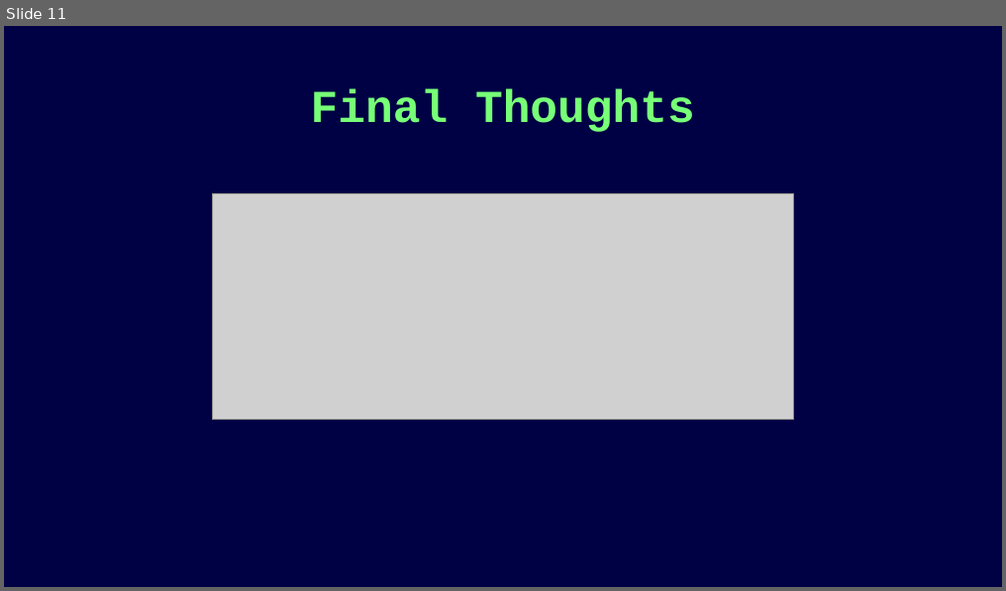
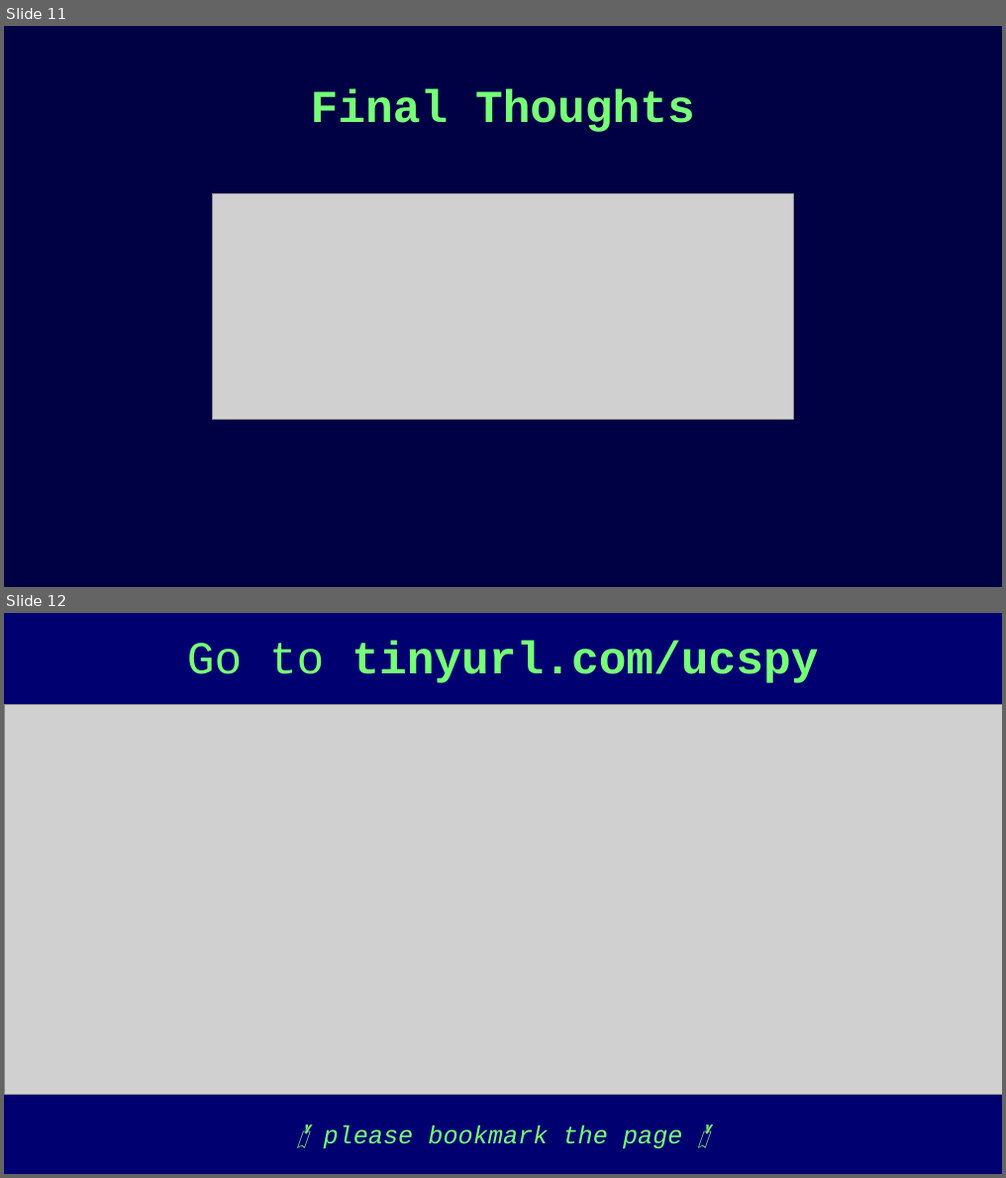
Before and after one commit to hylandtechoutreach/ucs-py, a slide deck: HelloPy/HelloPython.pptx. Shown one above the other, each under a label of ours: slide 11 before the commit, slides 11 and 12 after it. The pictures are 1006x591 and 1006x1178 pixels, drawn with LibreOffice and Linux fonts; fonts in the diff are those of the drawing; grey boxes stand for pictures. Boxes give left, top, right and bottom in pixels: in the first picture for what was removed or moved away, otherwise in the second. Text is boxed around its words. In the diff, an @@ line names an element or a change of style, - is before the commit and + after.

Commit message:
add extra slide for site url

```diff
--- a/HelloPy/HelloPython.pptx
+++ b/HelloPy/HelloPython.pptx
@@ slide 12 added at [4, 613, 1002, 1174], background #000070 @@
@@ title added at [187, 641, 818, 683], 44 pt, text #77FF77, bold @@
+Go to tinyurl.com/ucspy
@@ picture added at [4, 705, 1002, 1095] @@
@@ text added at [324, 1126, 683, 1150], 24 pt, text #77FF77, italic @@
+🔖 please bookmark the page 🔖
```
